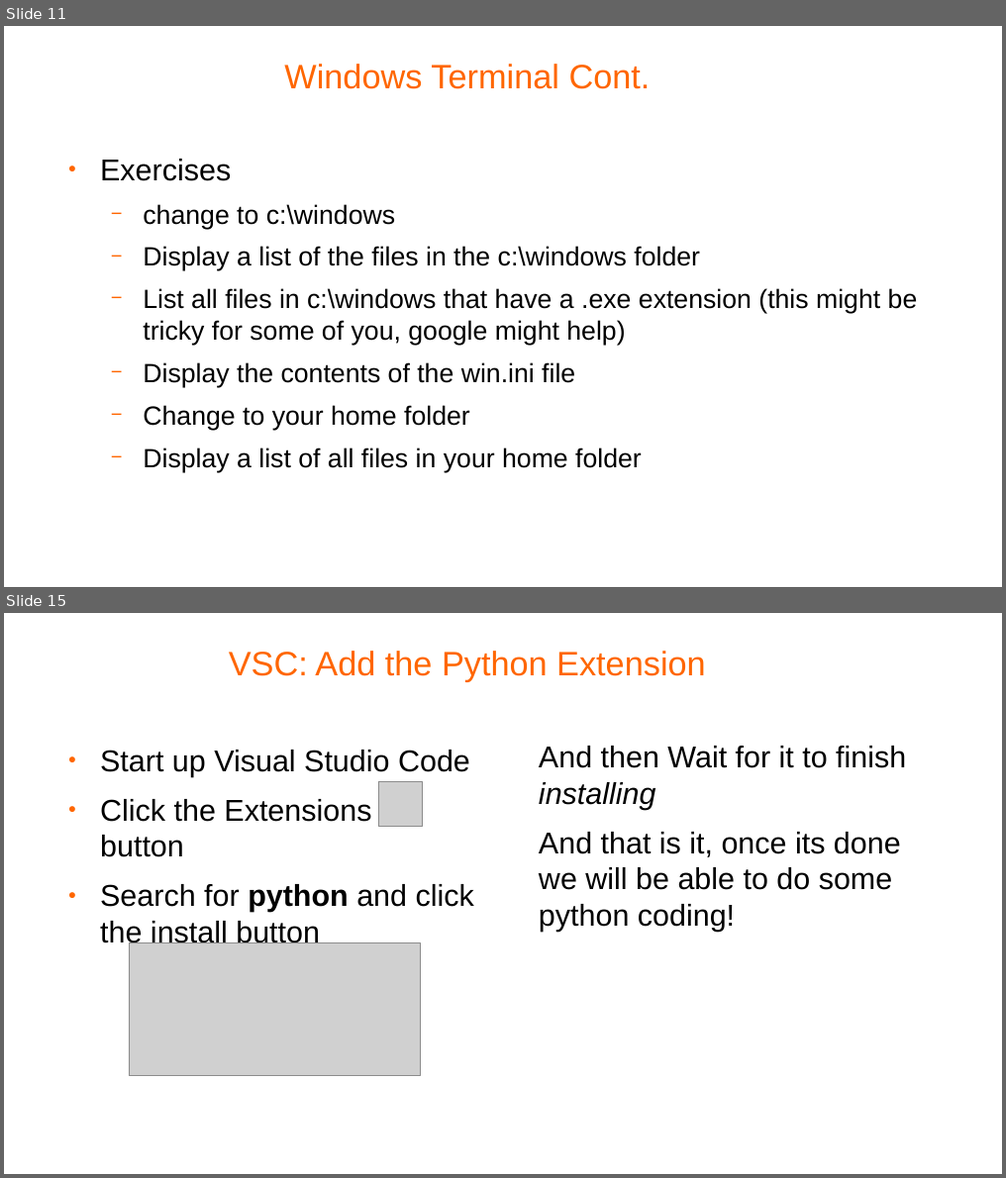
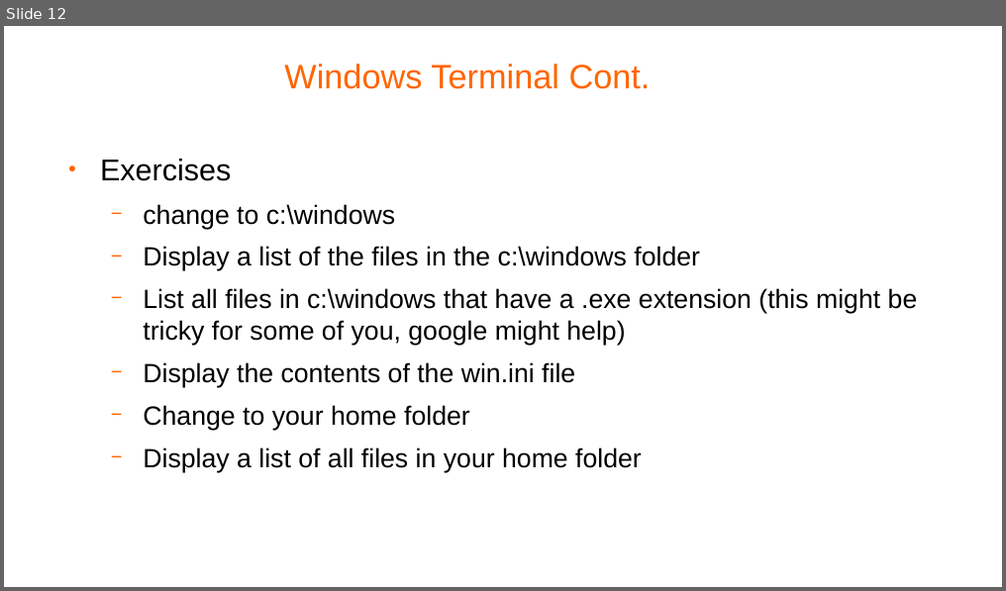
Before and after one commit to pellcorp/coding, a slide deck: docs/windows fundamentals.odp. Shown one above the other, each under a label of ours: slides 11 and 15 before the commit, slide 12 after it; the slides between them are not shown. The pictures are 1006x1178 and 1006x591 pixels, drawn with LibreOffice and Linux fonts; fonts in the diff are those of the drawing; grey boxes stand for pictures; background and template pictures are left out. Boxes give left, top, right and bottom in pixels: in the first picture for what was removed or moved away, otherwise in the second. Text is boxed around its words. In the diff, an @@ line names an element or a change of style, - is before the commit and + after.

```diff
--- a/docs/windows fundamentals.odp
+++ b/docs/windows fundamentals.odp
@@ slide 15 removed at bbox=[4, 613, 1002, 1174], background #FFFFFF @@
@@ title removed at bbox=[229, 651, 706, 681] @@
-VSC: Add the Python Extension
@@ text removed at bbox=[100, 750, 474, 949] @@
-● Start up Visual Studio Code
-● Click the Extensions button
-● Search for python and click the install button
@@ text removed at bbox=[539, 746, 906, 932] @@
-And then Wait for it to finish installing
-And that is it, once its done we will be able to do some python coding!
@@ picture removed at bbox=[378, 781, 423, 827] @@
@@ picture removed at bbox=[129, 944, 421, 1076] @@
@@ what was slide 11 is now slide 12 @@
```
Also in this commit, not shown: 1 slide added, 5 other slides removed, 3 other files.
